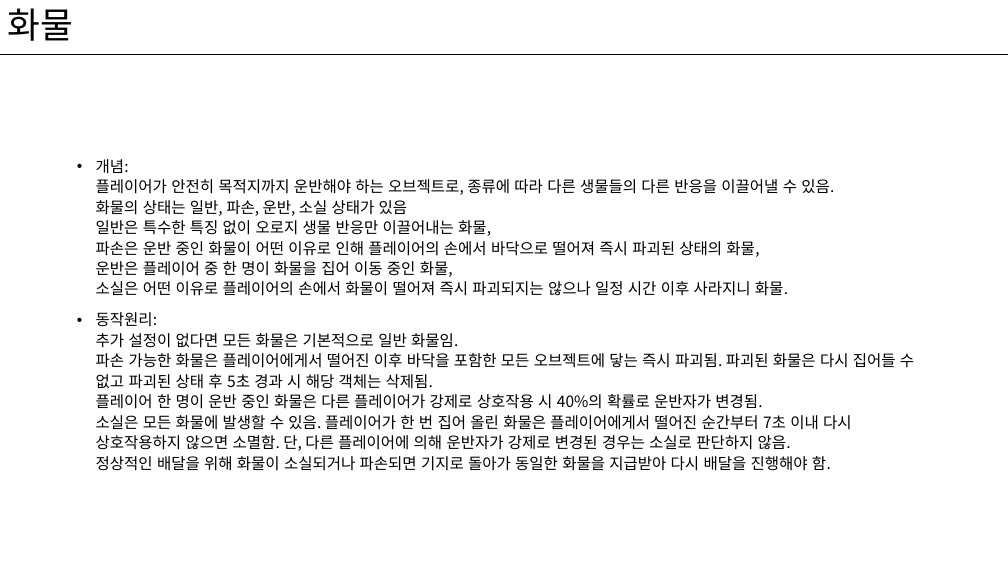
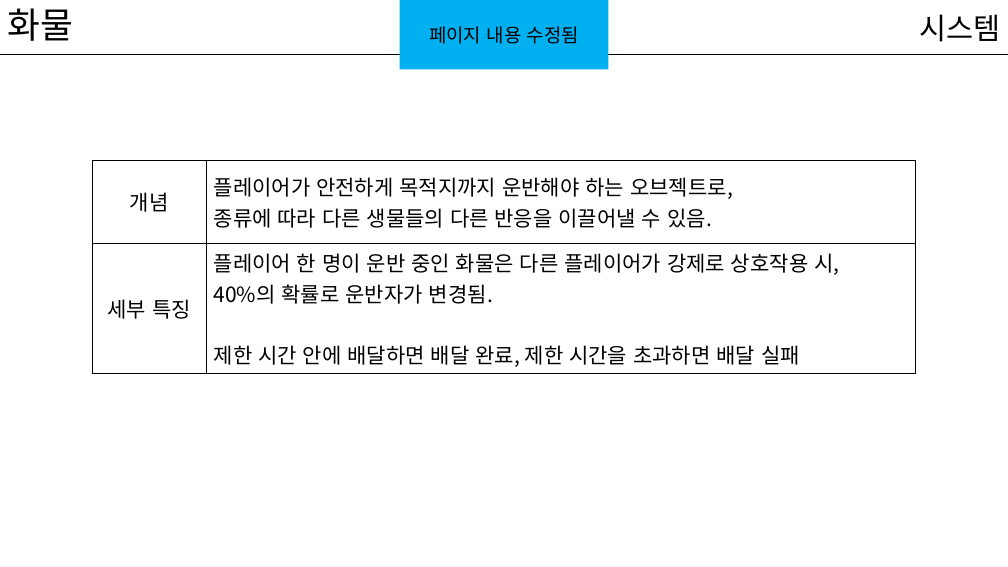
Before and after one commit to kwakyerin/2026_Graduation_Project, a slide deck: slide 24 of documents/HyunahKwon/design/designing/for_teammates/배트와 달트_기획서.pptx. Drawn at 1008x567 pixels with LibreOffice and Linux fonts; fonts in the diff are those of the drawing. Boxes give left, top, right and bottom in pixels: in the first picture for what was removed or moved away, otherwise in the second. Text is boxed around its words. In the diff, an @@ line names an element or a change of style, - is before the commit and + after.

Commit message:
화물,생물 스탯 기획, 정리
기획서에 내용 수정하고 추가함

```diff
--- a/documents/HyunahKwon/design/designing/for_teammates/배트와 달트_기획서.pptx
+++ b/documents/HyunahKwon/design/designing/for_teammates/배트와 달트_기획서.pptx
@@ rectangle added at bbox=[400, 0, 609, 70], fill #00B0F0, 18 pt, text #000000 @@
+페이지 내용 수정됨
@@ text added at bbox=[919, 14, 1000, 42], 28 pt, text #000000 @@
+시스템
@@ table added at bbox=[92, 160, 917, 374], 2 rows, 2 columns @@
+개념 | 플레이어가 안전하게 목적지까지 운반해야 하는 오브젝트로, 종류에 따라 다른 생물들의 다른 반응을 이끌어낼 수 있음.
+세부 특징 | 플레이어 한 명이 운반 중인 화물은 다른 플레이어가 강제로 상호작용 시, 40%의 확률로 운반자가 변경됨. 제한 시간 안에 배달하면 배달 완료, 제한 시간을 초과하면 배달 실패
@@ text removed at bbox=[96, 159, 914, 471] @@
-• 개념:
-  플레이어가 안전히 목적지까지 운반해야 하는 오브젝트로, 종류에 따라 다른 생물들의 다른 반응을 이끌어낼 수 있음.
-  화물의 상태는 일반, 파손, 운반, 소실 상태가 있음
-  일반은 특수한 특징 없이 오로지 생물 반응만 이끌어내는 화물,
-  파손은 운반 중인 화물이 어떤 이유로 인해 플레이어의 손에서 바닥으로 떨어져 즉시 파괴된 상태의 화물,
-  운반은 플레이어 중 한 명이 화물을 집어 이동 중인 화물,
-  소실은 어떤 이유로 플레이어의 손에서 화물이 떨어져 즉시 파괴되지는 않으나 일정 시간 이후 사라지니 화물.
-• 동작원리:
-  추가 설정이 없다면 모든 화물은 기본적으로 일반 화물임.
-  파손 가능한 화물은 플레이어에게서 떨어진 이후 바닥을 포함한 모든 오브젝트에 닿는 즉시 파괴됨. 파괴된 화물은 다시 집어들 수 없고 파괴된 상태 후 5초 경과 시 해당 객체는 삭제됨.
-  플레이어 한 명이 운반 중인 화물은 다른 플레이어가 강제로 상호작용 시 40%의 확률로 운반자가 변경됨.
-  소실은 모든 화물에 발생할 수 있음. 플레이어가 한 번 집어 올린 화물은 플레이어에게서 떨어진 순간부터 7초 이내 다시 상호작용하지 않으면 소멸함. 단, 다른 플레이어에 의해 운반자가 강제로 변경된 경우는 소실로 판단하지 않음.
-  정상적인 배달을 위해 화물이 소실되거나 파손되면 기지로 돌아가 동일한 화물을 지급받아 다시 배달을 진행해야 함.
```
Also in this commit, not shown: 33 other slides changed, 2 slides added, 1 other file.
